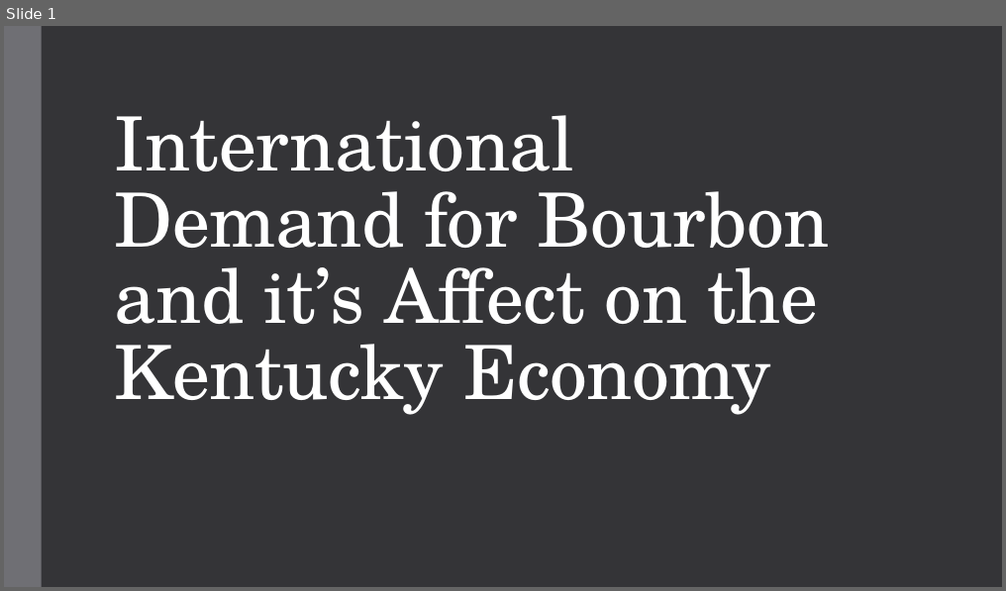
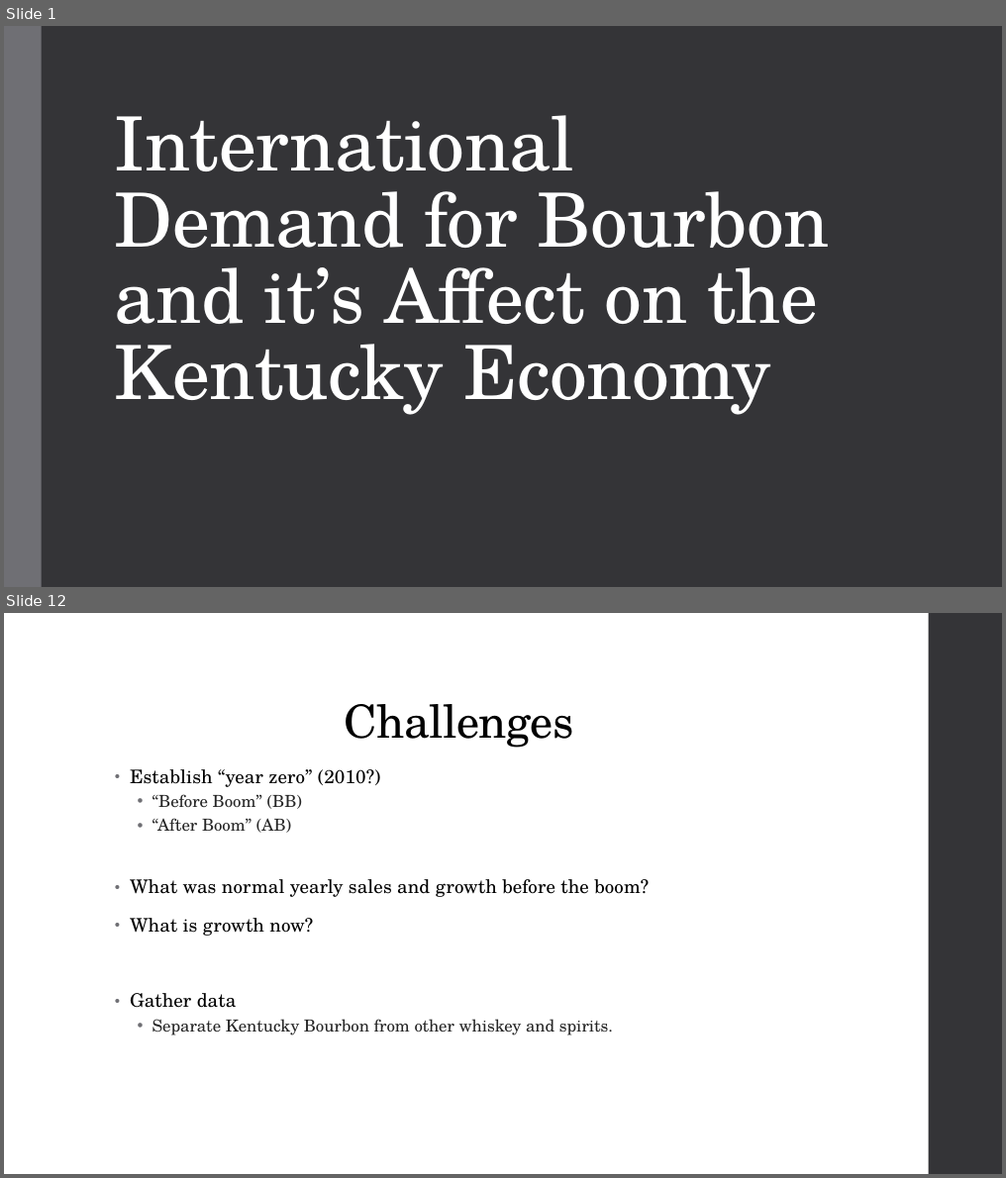
Before and after one commit to jblackett/ECON431ResearchPaper, a slide deck: Bourbon_Presentation.pptx. Shown one above the other, each under a label of ours: slide 1 before the commit, slides 1 and 12 after it; the slides between them are not shown. The pictures are 1006x591 and 1006x1178 pixels, drawn with LibreOffice and Linux fonts; fonts in the diff are those of the drawing. Boxes give left, top, right and bottom in pixels: in the first picture for what was removed or moved away, otherwise in the second. Text is boxed around its words. In the diff, an @@ line names an element or a change of style, - is before the commit and + after.

```diff
--- a/Bourbon_Presentation.pptx
+++ b/Bourbon_Presentation.pptx
@@ slide 12 added at (4,613,1002,1174), background #FFFFFF @@
@@ rectangle added at (929,613,1002,1174), fill #353537 @@
@@ title added at (345,704,574,748), 44 pt, text #000000 @@
+Challenges
@@ text added at (130,769,648,1036), 18 pt, text #000000 @@
+• Establish “year zero” (2010?)
+  • “Before Boom” (BB)
+  • “After Boom” (AB)
+• What was normal yearly sales and growth before the boom?
+• What is growth now?
+• Gather data
+  • Separate Kentucky Bourbon from other whiskey and spirits.
```
Also in this commit, not shown: 11 other slides added, 2 slides removed.
